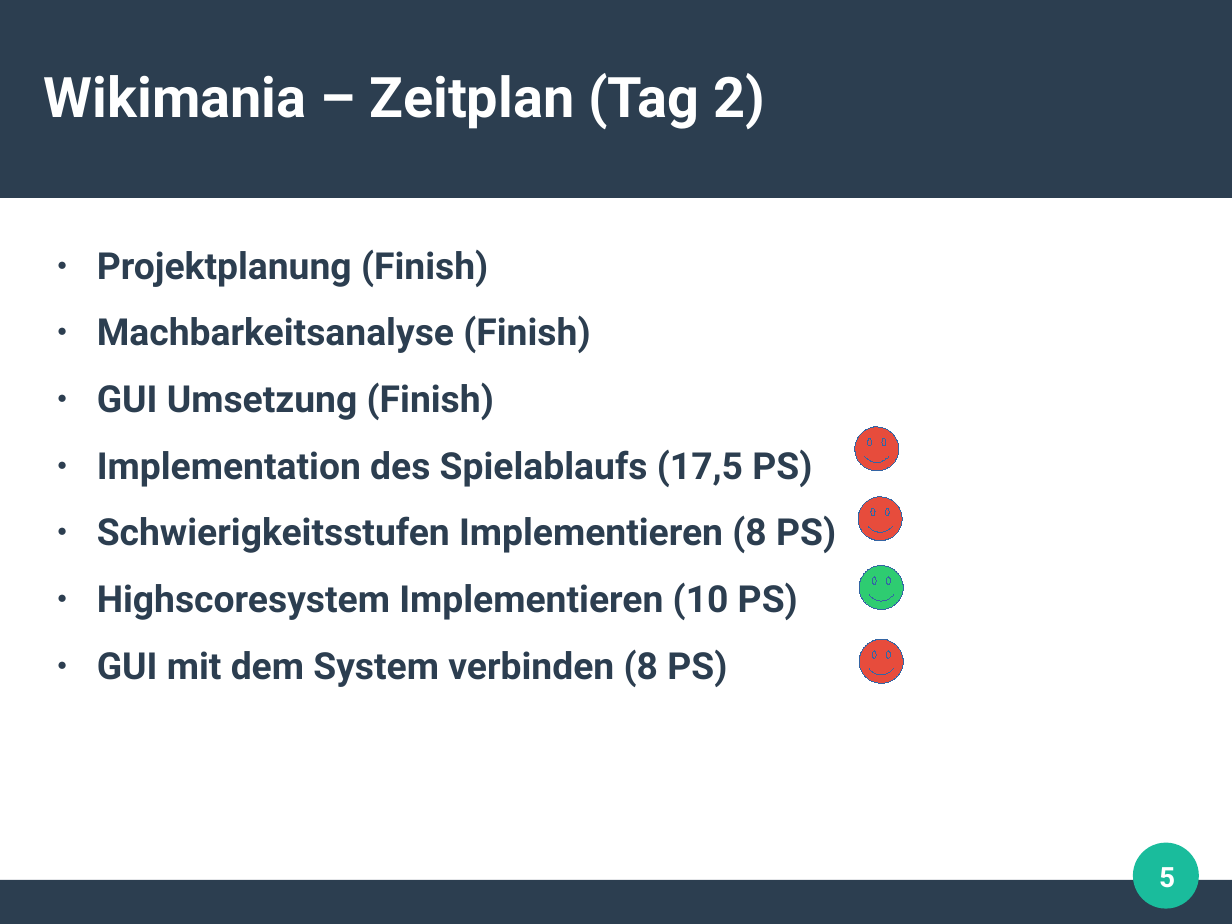
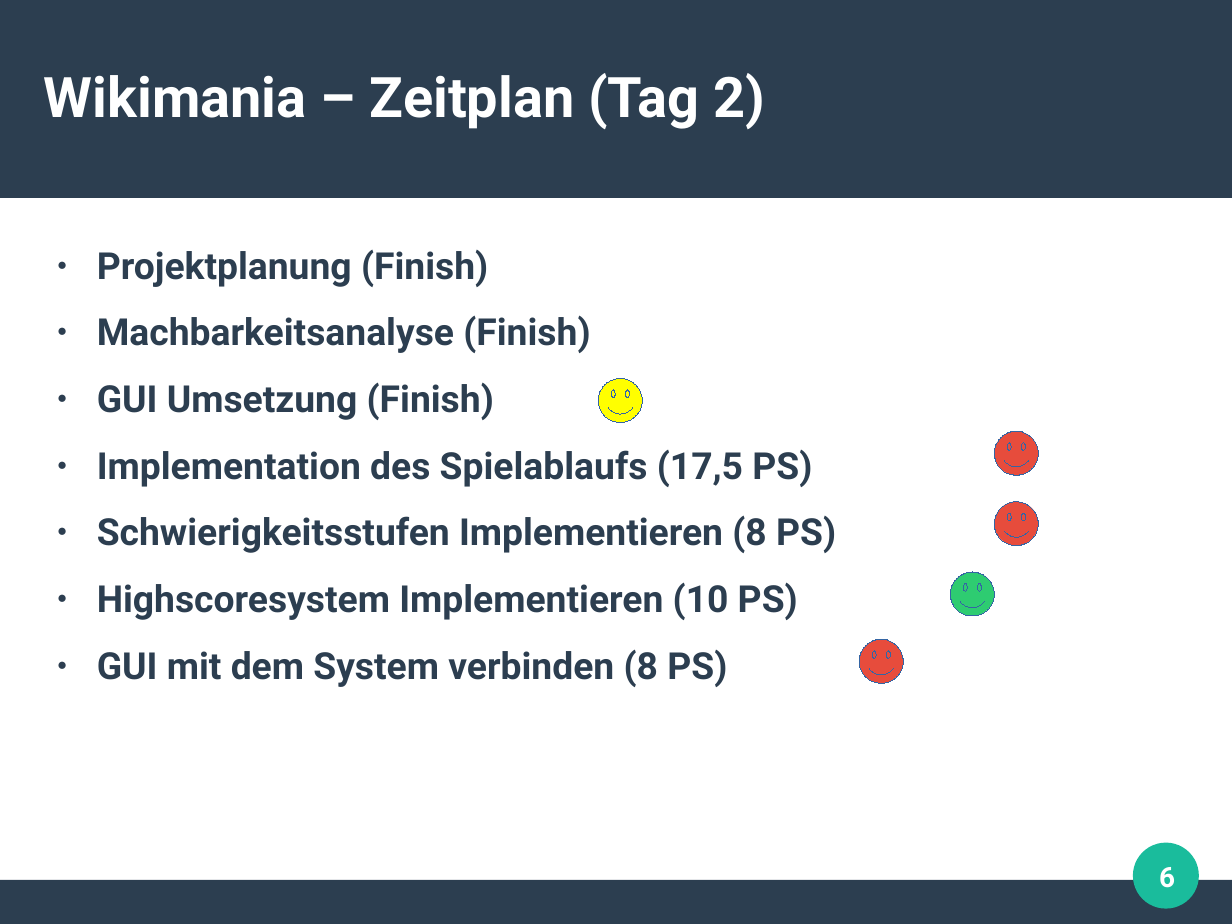
Before and after one commit to limecakeio/wikimania, a slide deck: slide 6 of Docs/StatusReport2.odp (slide 5 before the commit). Drawn at 1232x924 pixels with LibreOffice and Linux fonts; fonts in the diff are those of the drawing. Boxes give left, top, right and bottom in pixels: in the first picture for what was removed or moved away, otherwise in the second. Text is boxed around its words. In the diff, an @@ line names an element or a change of style, - is before the commit and + after.

```diff
--- a/Docs/StatusReport2.odp
+++ b/Docs/StatusReport2.odp
@@ freeform shape added at [598,379,642,423], fill #FFFF00, outline #3465A4 0 pt @@
@@ freeform shape: place and size @@
-freeform shape at [855,427,899,471]
+freeform shape at [995,432,1039,475]
@@ freeform shape: place and size @@
-freeform shape at [859,496,902,540]
+freeform shape at [995,502,1039,546]
@@ freeform shape: place and size @@
-freeform shape at [860,566,903,609]
+freeform shape at [950,572,994,616]
@@ page number at [1159,867,1175,888]: text changed @@
-5
+6
```
Also in this commit, not shown: 1 other slide changed, 2 slides added, 1 slide removed, 1 other file.
